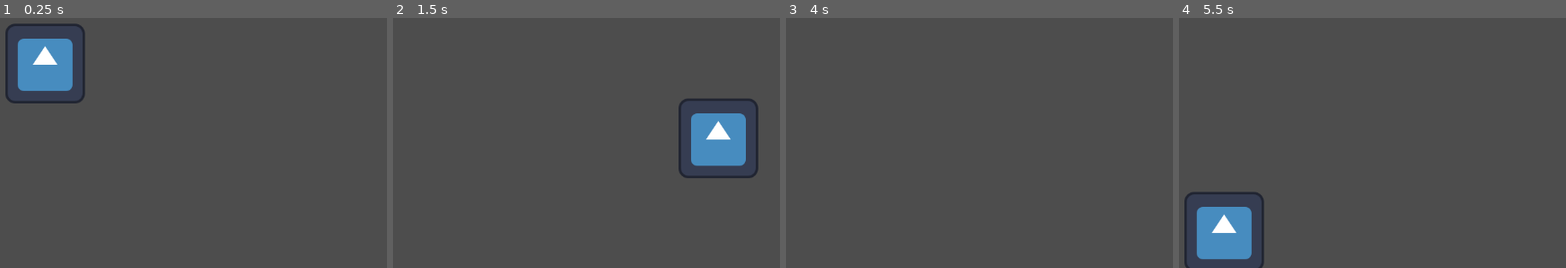
Above: before the commit, frames 1-4 (left to right).
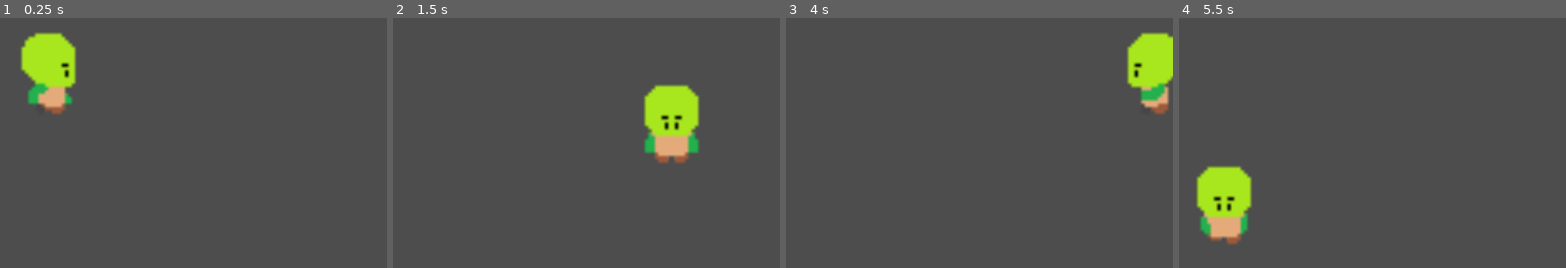
Above: after the commit, the same moments.

Repository: ThicoMeqt/SpellSteam
Game: Godot game, scene res://scenes/player.tscn
Same seed, same stepped clock (60 frames per second), same inputs: the game is played once before the commit and once after it. The project has no main scene, so this scene is started directly. The engine's default icon, where the game draws it, is replaced by a stand-in: a white triangle on a blue panel in a dark square.
Inputs (mouse positions are in pixels of both pictures, inside the frame that each line leads up to):
- Up to frame 1 (0.25 s): no input
- Up to frame 2 (1.5 s): tap Enter at 0.5 s; move the mouse to (578, 45) at 0.52 s; hold D (ui_right) 0.53-1.28 s; click (578, 45) at 0.67 s; move the mouse to (outside the picture) at 1.27 s; hold S (ui_down) from 1.28 s (still down)
- Up to frame 3 (4 s): move the mouse to (outside the picture) at 2.02 s; release S (ui_down) at 2.03 s; hold D (ui_right) 2.03-2.78 s; tap Space at 2.75 s; move the mouse to (outside the picture) at 2.77 s; hold W (ui_up) 2.78-3.53 s; click (outside the picture) at 2.92 s; tap Enter at 3.5 s; move the mouse to (1029, 125) at 3.52 s; hold A (ui_left) from 3.53 s (still down)
- Up to frame 4 (5.5 s): move the mouse to (outside the picture) at 4.27 s; move the mouse to (1244, 65) at 5.02 s; release A (ui_left) at 5.03 s; hold S (ui_down) from 5.03 s (still down); click (1244, 65) at 5.17 s

The runs differ from the first frame. In frame 1, 4.9% of the frame differs, in the area x 1-23%, y 2-39%; in frame 2, 7.3%, in the area x 64-95%, y 26-65%; in frame 3, 3.1%; in frame 4, 5.7%.

Commit message:
Sprites 4 direções
Jeca andando nas 4 direções principais. Sprite provisório

Diff:
--- a/spellnsteam/scenes/player.gd
+++ b/spellnsteam/scenes/player.gd
@@ -1,7 +1,27 @@
 extends Area2D
 
-@export var speed := 600.0
+@export var speed := 500.0
+
+@onready var anim = $AnimatedSprite2D
 
 func _process(delta):
 	var direction = Input.get_vector("ui_left", "ui_right", "ui_up", "ui_down")
+
 	position += direction * speed * delta
+
+	# Animation handling
+	if direction == Vector2.ZERO:
+		anim.stop()
+		return
+
+	# Horizontal movement takes priority
+	if abs(direction.x) > abs(direction.y):
+		if direction.x > 0:
+			anim.play("walkright")
+		else:
+			anim.play("walkleft")
+	else:
+		if direction.y > 0:
+			anim.play("walkfront")
+		else:
+			anim.play("walkback")
--- a/spellnsteam/scenes/player.tscn
+++ b/spellnsteam/scenes/player.tscn
@@ -1,18 +1,214 @@
 [gd_scene format=3 uid="uid://bi4eqa6yilmrj"]
 
-[ext_resource type="Texture2D" uid="uid://cplt024oy60tv" path="res://assets/icon.svg" id="1_3vyb7"]
 [ext_resource type="Script" uid="uid://csbblemkq13ob" path="res://scenes/player.gd" id="1_g2els"]
+[ext_resource type="Texture2D" uid="uid://co35tw7tpxbn" path="res://assets/walkback.png" id="2_qlg0r"]
+[ext_resource type="Texture2D" uid="uid://cdfgrf7csqil7" path="res://assets/walkfront.png" id="3_tuyoq"]
+[ext_resource type="Texture2D" uid="uid://dg1i3i6acoxav" path="res://assets/walkleft.png" id="4_fjrip"]
+[ext_resource type="Texture2D" uid="uid://b1w4fpfn8cw1a" path="res://assets/walkright.png" id="5_smehm"]
+
+[sub_resource type="AtlasTexture" id="AtlasTexture_ur7pv"]
+atlas = ExtResource("2_qlg0r")
+region = Rect2(0, 0, 32, 32)
+
+[sub_resource type="AtlasTexture" id="AtlasTexture_y4r1p"]
+atlas = ExtResource("2_qlg0r")
+region = Rect2(32, 0, 32, 32)
+
+[sub_resource type="AtlasTexture" id="AtlasTexture_d2wvv"]
+atlas = ExtResource("2_qlg0r")
+region = Rect2(64, 0, 32, 32)
+
+[sub_resource type="AtlasTexture" id="AtlasTexture_3v2ag"]
+atlas = ExtResource("2_qlg0r")
+region = Rect2(96, 0, 32, 32)
+
+[sub_resource type="AtlasTexture" id="AtlasTexture_jej6c"]
+atlas = ExtResource("2_qlg0r")
+region = Rect2(128, 0, 32, 32)
+
+[sub_resource type="AtlasTexture" id="AtlasTexture_f1ej7"]
+atlas = ExtResource("2_qlg0r")
+region = Rect2(160, 0, 32, 32)
+
+[sub_resource type="AtlasTexture" id="AtlasTexture_oprun"]
+atlas = ExtResource("3_tuyoq")
+region = Rect2(0, 0, 32, 32)
+
+[sub_resource type="AtlasTexture" id="AtlasTexture_a8ls1"]
+atlas = ExtResource("3_tuyoq")
+region = Rect2(32, 0, 32, 32)
+
+[sub_resource type="AtlasTexture" id="AtlasTexture_qfm1y"]
+atlas = ExtResource("3_tuyoq")
+region = Rect2(64, 0, 32, 32)
+
+[sub_resource type="AtlasTexture" id="AtlasTexture_fulsm"]
+atlas = ExtResource("3_tuyoq")
+region = Rect2(96, 0, 32, 32)
+
+[sub_resource type="AtlasTexture" id="AtlasTexture_4r5pv"]
+atlas = ExtResource("3_tuyoq")
+region = Rect2(128, 0, 32, 32)
+
+[sub_resource type="AtlasTexture" id="AtlasTexture_60mlk"]
+atlas = ExtResource("3_tuyoq")
+region = Rect2(160, 0, 32, 32)
+
+[sub_resource type="AtlasTexture" id="AtlasTexture_i4ail"]
+atlas = ExtResource("4_fjrip")
+region = Rect2(0, 0, 32, 32)
+
+[sub_resource type="AtlasTexture" id="AtlasTexture_a38lo"]
+atlas = ExtResource("4_fjrip")
+region = Rect2(32, 0, 32, 32)
+
+[sub_resource type="AtlasTexture" id="AtlasTexture_4ni07"]
+atlas = ExtResource("4_fjrip")
+region = Rect2(64, 0, 32, 32)
+
+[sub_resource type="AtlasTexture" id="AtlasTexture_l71n6"]
+atlas = ExtResource("4_fjrip")
+region = Rect2(96, 0, 32, 32)
+
+[sub_resource type="AtlasTexture" id="AtlasTexture_ke2ow"]
+atlas = ExtResource("4_fjrip")
+region = Rect2(128, 0, 32, 32)
+
+[sub_resource type="AtlasTexture" id="AtlasTexture_ujl30"]
+atlas = ExtResource("4_fjrip")
+region = Rect2(160, 0, 32, 32)
+
+[sub_resource type="AtlasTexture" id="AtlasTexture_31cv2"]
+atlas = ExtResource("5_smehm")
+region = Rect2(0, 0, 32, 32)
+
+[sub_resource type="AtlasTexture" id="AtlasTexture_pf23h"]
+atlas = ExtResource("5_smehm")
+region = Rect2(32, 0, 32, 32)
+
+[sub_resource type="AtlasTexture" id="AtlasTexture_dt7fs"]
+atlas = ExtResource("5_smehm")
+region = Rect2(64, 0, 32, 32)
+
+[sub_resource type="AtlasTexture" id="AtlasTexture_wqfne"]
+atlas = ExtResource("5_smehm")
+region = Rect2(96, 0, 32, 32)
+
+[sub_resource type="AtlasTexture" id="AtlasTexture_wnwbv"]
+atlas = ExtResource("5_smehm")
+region = Rect2(128, 0, 32, 32)
+
+[sub_resource type="AtlasTexture" id="AtlasTexture_gl8cc"]
+atlas = ExtResource("5_smehm")
+region = Rect2(160, 0, 32, 32)
+
+[sub_resource type="SpriteFrames" id="SpriteFrames_487ah"]
+animations = [{
+"frames": [{
+"duration": 1.0,
+"texture": SubResource("AtlasTexture_ur7pv")
+}, {
+"duration": 1.0,
+"texture": SubResource("AtlasTexture_y4r1p")
+}, {
+"duration": 1.0,
+"texture": SubResource("AtlasTexture_d2wvv")
+}, {
+"duration": 1.0,
+"texture": SubResource("AtlasTexture_3v2ag")
+}, {
+"duration": 1.0,
+"texture": SubResource("AtlasTexture_jej6c")
+}, {
+"duration": 1.0,
+"texture": SubResource("AtlasTexture_f1ej7")
+}],
+"loop": true,
+"name": &"walkback",
+"speed": 5.0
+}, {
+"frames": [{
+"duration": 1.0,
+"texture": SubResource("AtlasTexture_oprun")
+}, {
+"duration": 1.0,
+"texture": SubResource("AtlasTexture_a8ls1")
+}, {
+"duration": 1.0,
+"texture": SubResource("AtlasTexture_qfm1y")
+}, {
+"duration": 1.0,
+"texture": SubResource("AtlasTexture_fulsm")
+}, {
+"duration": 1.0,
+"texture": SubResource("AtlasTexture_4r5pv")
+}, {
+"duration": 1.0,
+"texture": SubResource("AtlasTexture_60mlk")
+}],
+"loop": true,
+"name": &"walkfront",
+"speed": 5.0
+}, {
+"frames": [{
+"duration": 1.0,
+"texture": SubResource("AtlasTexture_i4ail")
+}, {
+"duration": 1.0,
+"texture": SubResource("AtlasTexture_a38lo")
+}, {
+"duration": 1.0,
+"texture": SubResource("AtlasTexture_4ni07")
+}, {
+"duration": 1.0,
+"texture": SubResource("AtlasTexture_l71n6")
+}, {
+"duration": 1.0,
+"texture": SubResource("AtlasTexture_ke2ow")
+}, {
+"duration": 1.0,
+"texture": SubResource("AtlasTexture_ujl30")
+}],
+"loop": true,
+"name": &"walkleft",
+"speed": 5.0
+}, {
+"frames": [{
+"duration": 1.0,
+"texture": SubResource("AtlasTexture_31cv2")
+}, {
+"duration": 1.0,
+"texture": SubResource("AtlasTexture_pf23h")
+}, {
+"duration": 1.0,
+"texture": SubResource("AtlasTexture_dt7fs")
+}, {
+"duration": 1.0,
+"texture": SubResource("AtlasTexture_wqfne")
+}, {
+"duration": 1.0,
+"texture": SubResource("AtlasTexture_wnwbv")
+}, {
+"duration": 1.0,
+"texture": SubResource("AtlasTexture_gl8cc")
+}],
+"loop": true,
+"name": &"walkright",
+"speed": 5.0
+}]
 
 [sub_resource type="RectangleShape2D" id="RectangleShape2D_3vyb7"]
-size = Vector2(122, 124)
+size = Vector2(16, 24)
 
 [node name="Area2D" type="Area2D" unique_id=932620158]
 position = Vector2(603, 320)
+scale = Vector2(5.3600025, 5.3600025)
 script = ExtResource("1_g2els")
 
-[node name="Sprite2D" type="Sprite2D" parent="." unique_id=1029969387]
-texture = ExtResource("1_3vyb7")
+[node name="AnimatedSprite2D" type="AnimatedSprite2D" parent="." unique_id=405388805]
+sprite_frames = SubResource("SpriteFrames_487ah")
+animation = &"walkright"
 
 [node name="CollisionShape2D" type="CollisionShape2D" parent="." unique_id=1058708971]
-position = Vector2(-1, 0)
+position = Vector2(1, 2)
 shape = SubResource("RectangleShape2D_3vyb7")
Binary file added: spellnsteam/assets/walkback.png
Not shown, added: spellnsteam/assets/walkback.png.import
Binary file added: spellnsteam/assets/walkfront.png
Not shown, added: spellnsteam/assets/walkfront.png.import
Binary file added: spellnsteam/assets/walkleft.png
Not shown, added: spellnsteam/assets/walkleft.png.import
Binary file added: spellnsteam/assets/walkright.png
Not shown, added: spellnsteam/assets/walkright.png.import
